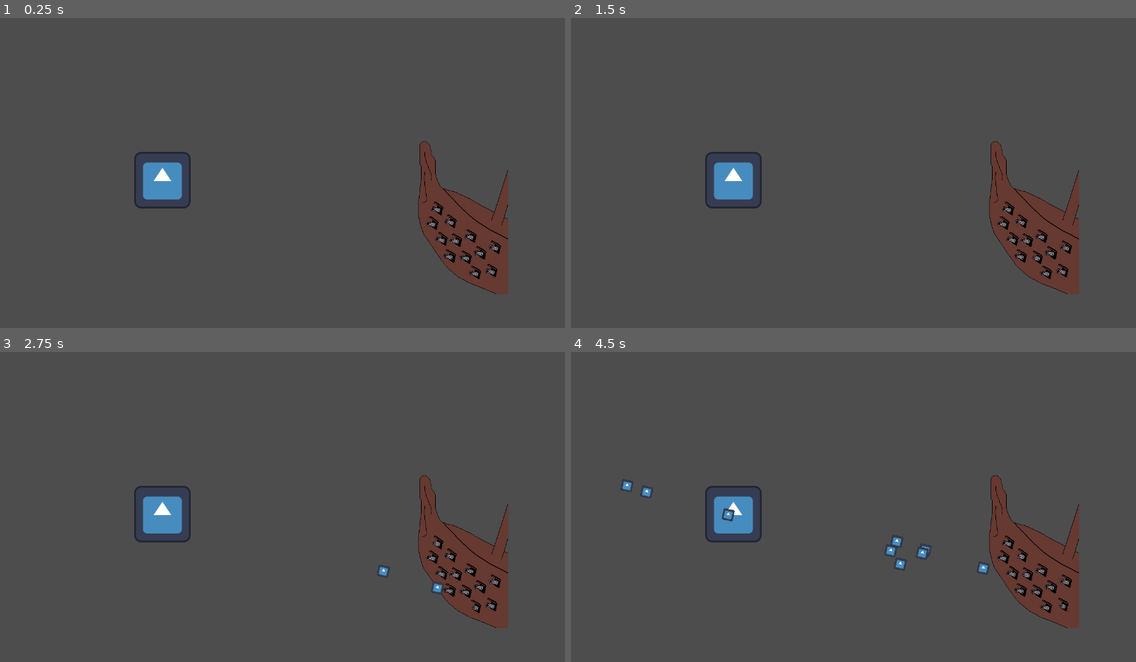
Above: before the commit, frames 1-4 (two rows, left to right).
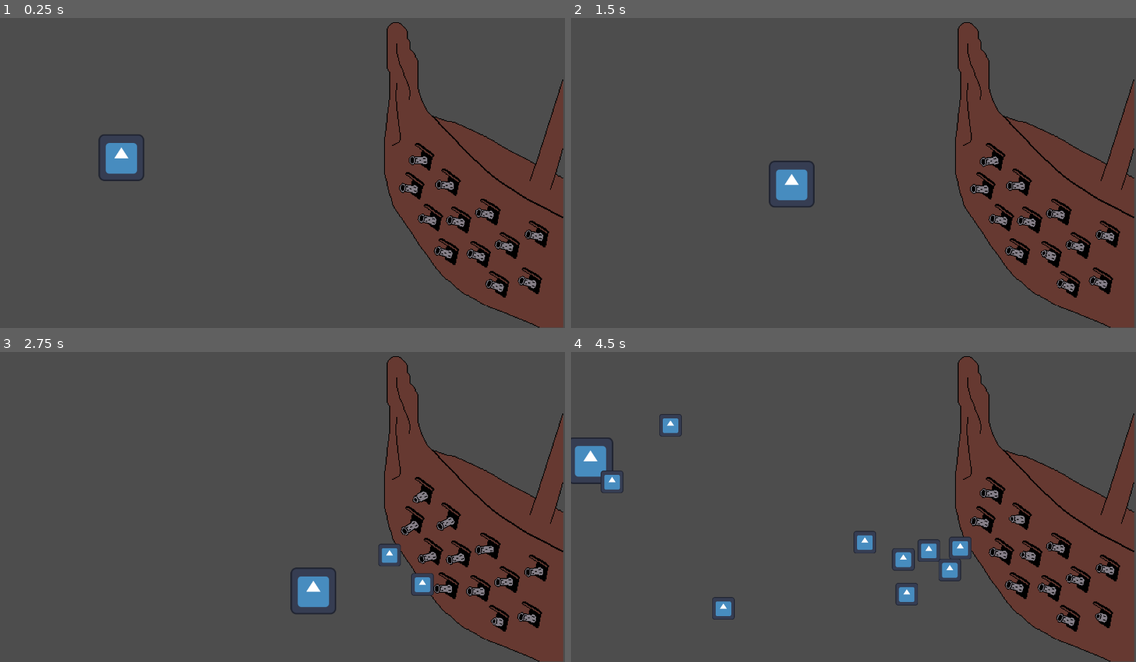
Above: after the commit, the same moments.

Repository: Chovz/mini-jam-203-flow
Game: Godot game, scene res://Scenes/Bosses/PirateShip/test.tscn
Two runs of this game, one before a commit and one after it. Both use one fixed random seed, a clock stepped at 60 frames per second and the inputs below. This scene is started directly instead of the project's main scene. The engine's default icon, where the game draws it, is replaced by a stand-in: a white triangle on a blue panel in a dark square.
Inputs:
- Up to frame 1 (0.25 s): no input
- Up to frame 2 (1.5 s): tap Enter at 0.5 s; hold Right (ui_right) 0.53-1.28 s; hold Down (ui_down) from 1.28 s (still down)
- Up to frame 3 (2.75 s): release Down (ui_down) at 2.03 s; hold Right (ui_right) from 2.03 s (still down)
- Up to frame 4 (4.5 s): release Right (ui_right) at 2.78 s; hold Up (ui_up) 2.78-3.53 s; hold Left (ui_left) from 3.53 s (still down)

The runs differ from the first frame. In frame 1, 17% of the frame differs, in the area x 17-100%, y 1-100%; in frame 2, 17%; in frame 3, 17%; in frame 4, 18%, in the area x 0-100%, y 1-100%.

Commit message:
Cannon tracks player

Diff:
--- /dev/null
+++ b/Scenes/Bosses/PirateShip/player.gd
@@ -0,0 +1,23 @@
+extends CharacterBody2D
+
+
+const SPEED = 300.0
+
+
+func _physics_process(delta: float) -> void:
+
+	# Get the input direction and handle the movement/deceleration.
+	# As good practice, you should replace UI actions with custom gameplay actions.
+	var direction := Input.get_axis("ui_left", "ui_right")
+	var upDown := Input.get_axis("ui_up", "ui_down")
+	if direction:
+		velocity.x = direction * SPEED
+	else:
+		velocity.x = move_toward(velocity.x, 0, SPEED)
+
+	if upDown:
+		velocity.y = upDown * SPEED
+	else:
+		velocity.y = move_toward(velocity.y, 0, SPEED)
+
+	move_and_slide()
--- a/Scenes/Bosses/PirateShip/test.tscn
+++ b/Scenes/Bosses/PirateShip/test.tscn
@@ -1,13 +1,28 @@
 [gd_scene format=3 uid="uid://c66hoyvlg1sqd"]
 
+[ext_resource type="Script" uid="uid://3feg3aowdbgm" path="res://Scenes/Bosses/PirateShip/player.gd" id="1_kw72p"]
 [ext_resource type="Texture2D" uid="uid://bp38d61uvudu5" path="res://icon.svg" id="1_lv4kk"]
 [ext_resource type="PackedScene" uid="uid://datenys4hvh04" path="res://Scenes/Bosses/PirateShip/pirate_ship.tscn" id="2_kw72p"]
 
+[sub_resource type="CircleShape2D" id="CircleShape2D_lv4kk"]
+radius = 26.019224
+
 [node name="Test" type="Node2D" unique_id=519426123]
+scale = Vector2(2, 2)
 
-[node name="Player" type="Sprite2D" parent="." unique_id=1796924905 groups=["Player"]]
-position = Vector2(368, 385)
+[node name="Player" type="CharacterBody2D" parent="." unique_id=1957909788 groups=["Player"]]
+position = Vector2(137, 168)
+script = ExtResource("1_kw72p")
+
+[node name="Player" type="Sprite2D" parent="Player" unique_id=1796924905]
+scale = Vector2(0.40292975, 0.4137477)
 texture = ExtResource("1_lv4kk")
 
+[node name="CollisionShape2D" type="CollisionShape2D" parent="Player" unique_id=1549467104]
+shape = SubResource("CircleShape2D_lv4kk")
+
 [node name="PirateShip" parent="." unique_id=505851544 instance=ExtResource("2_kw72p")]
-position = Vector2(1023, 463)
+position = Vector2(509.5, 180.5)
+
+[node name="Camera2D" type="Camera2D" parent="." unique_id=384975486]
+position = Vector2(319.5, 181)
--- a/Scripts/Bosses/PirateShip/cannon.gd
+++ b/Scripts/Bosses/PirateShip/cannon.gd
@@ -11,29 +11,33 @@
 @onready var shooting_point: Node2D = $ShootingPoint
 @onready var animated_sprite: AnimatedSprite2D = $AnimatedSprite2D
 
+var preparingShot: bool = false
+
 # Called when the node enters the scene tree for the first time.
 func _ready() -> void:
 	shoot_timer.start(randomTimeForShot())
 
-#func _process(delta: float) -> void:
-	#look_at(player.global_position)
-	#rotation_degrees += 180
+func _process(delta: float) -> void:
+	if(!preparingShot):
+		look_at(player.global_position)
+		rotation_degrees += 180
 
 func randomTimeForShot() -> float:
 	return randf_range(WAIT_TIME_MIN, WAIT_TIME_MAX)
 
-func shoot() -> void:
-	var new_cannon_ball = CANNON_BALL.instantiate()
-	#new_cannon_ball.position = position
-	new_cannon_ball.target_position = (player.global_position - shooting_point.global_position).normalized()
-	add_child(new_cannon_ball)
-
-
 func _on_shoot_timer_timeout() -> void:
+	preparingShot = true
 	animated_sprite.play("shooting")
 	wind_up.start()
 
 func _on_wind_up_timeout() -> void:
+	shoot()
 	animated_sprite.play("idle")
-	shoot()
+	preparingShot = false
 	shoot_timer.start(randomTimeForShot())
+
+func shoot() -> void:
+	var new_cannon_ball = CANNON_BALL.instantiate()
+	new_cannon_ball.position = position + shooting_point.position
+	new_cannon_ball.target_position = (shooting_point.global_position - global_position).normalized()
+	get_parent().add_child(new_cannon_ball)
Not shown, added: Scenes/Bosses/PirateShip/player.gd.uid
